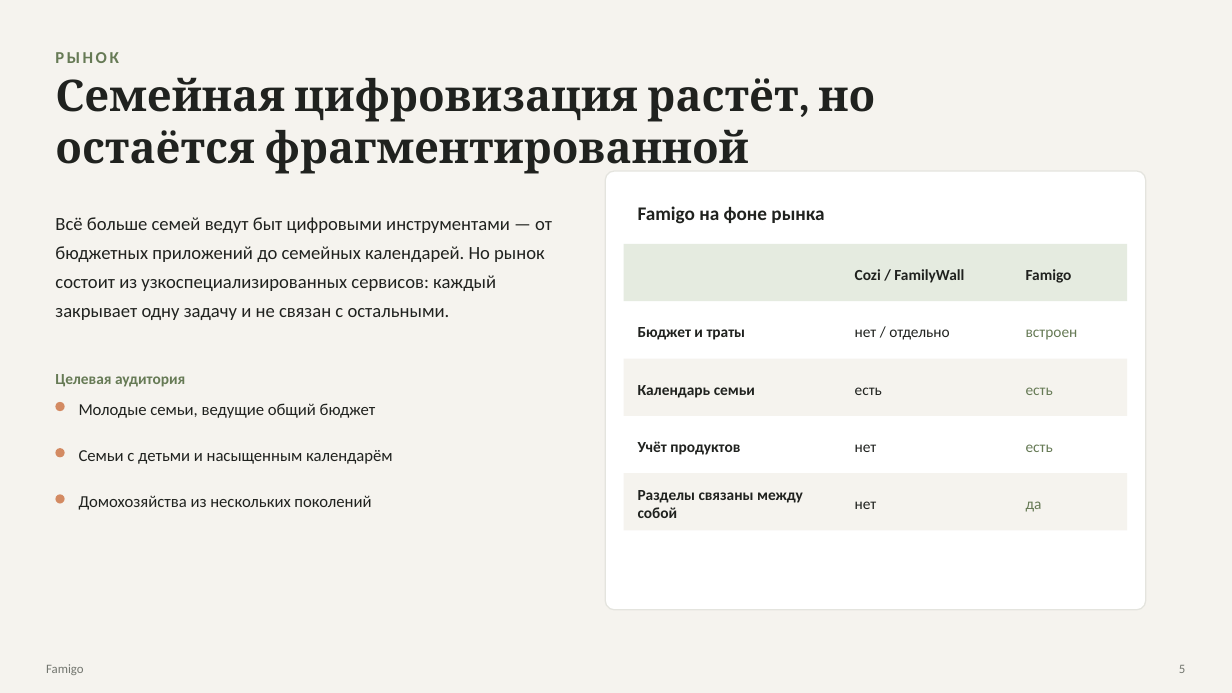
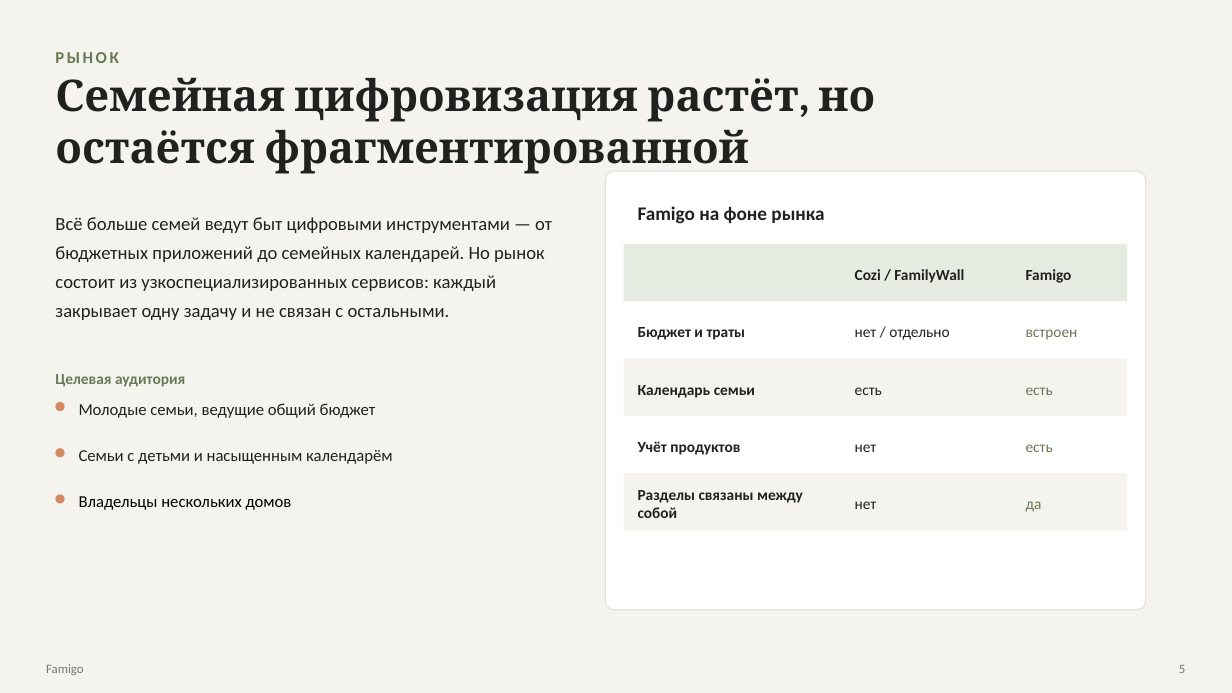
Before and after one commit to ATE826/Famigo, a slide deck: slide 5 of _docs/2nd semester/week-4/Famigo_pitch_deck.pptx. Drawn at 1232x693 pixels with LibreOffice and Linux fonts; fonts in the diff are those of the drawing. Boxes give left, top, right and bottom in pixels: in the first picture for what was removed or moved away, otherwise in the second. Text is boxed around its words. In the diff, an @@ line names an element or a change of style, - is before the commit and + after.

```diff
--- a/_docs/2nd semester/week-4/Famigo_pitch_deck.pptx
+++ b/_docs/2nd semester/week-4/Famigo_pitch_deck.pptx
@@ text at bbox=[79, 496, 292, 510]: text changed; text colour #20221F to #000000 @@
-Домохозяйства из нескольких поколений
+Владельцы нескольких домов
```
Also in this commit, not shown: 5 other slides changed, 41 other files.
